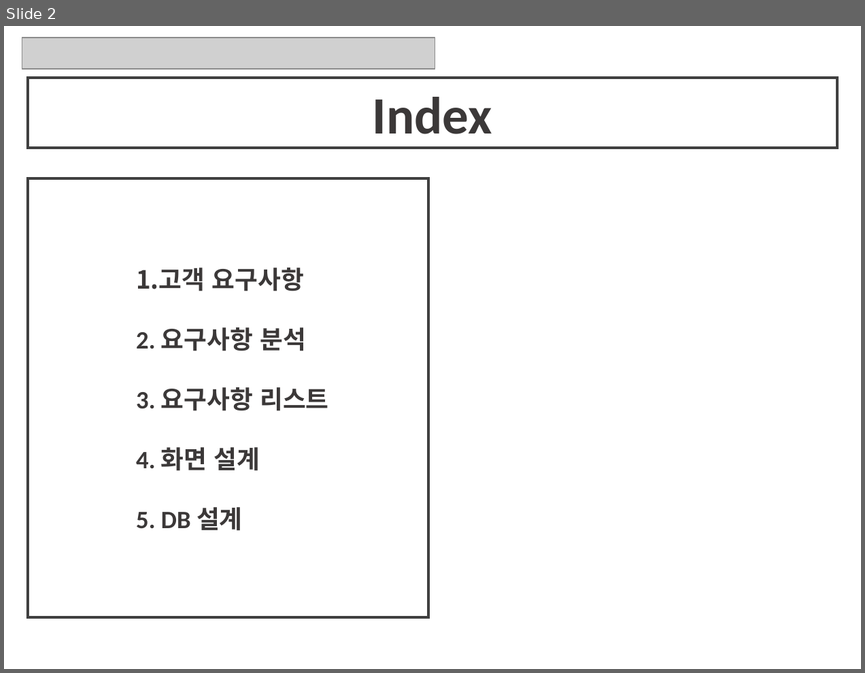
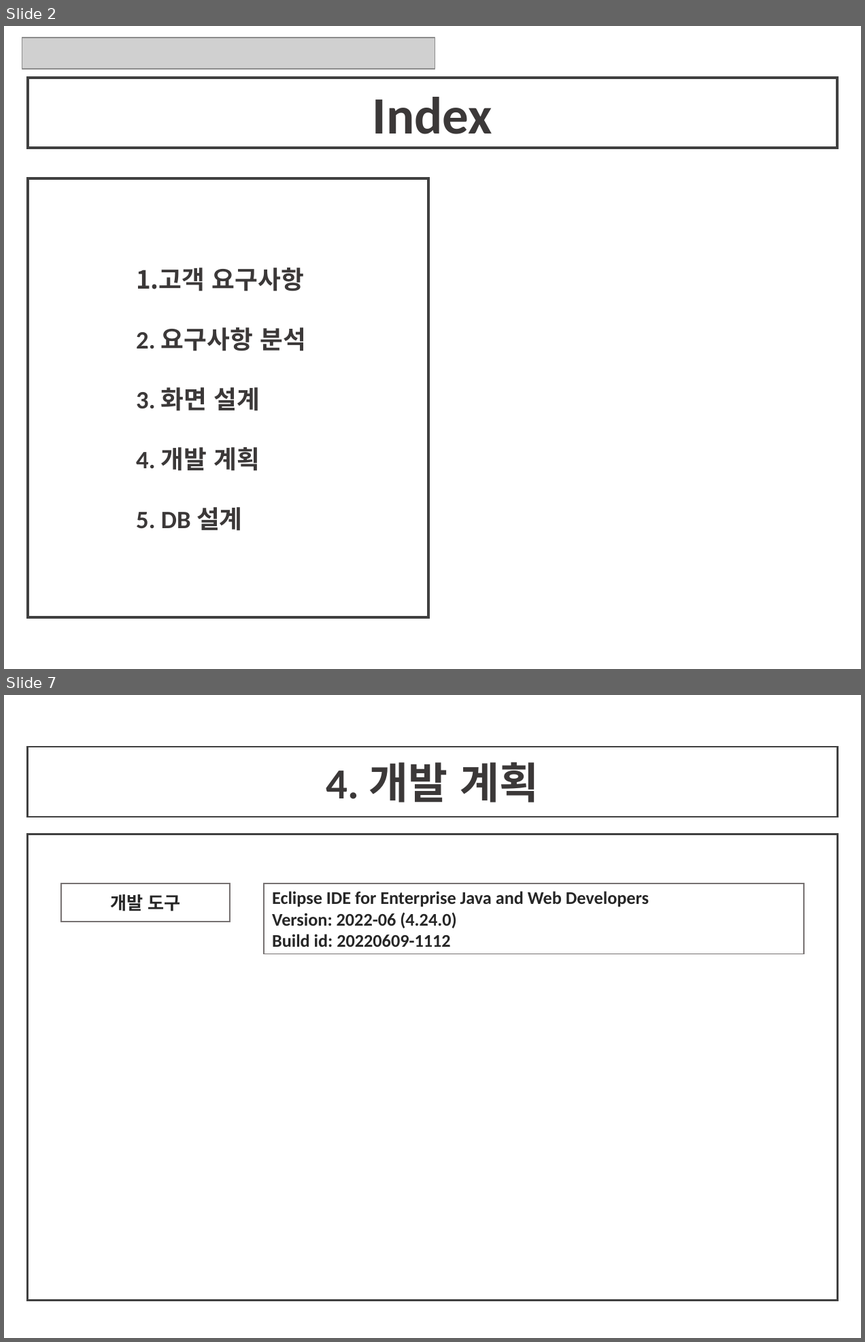
Before and after one commit to himediaai/DongGyun, a slide deck: 기획안.pptx. Shown one above the other, each under a label of ours: slide 2 before the commit, slides 2 and 7 after it; the slides between them are not shown. The pictures are 865x673 and 865x1342 pixels, drawn with LibreOffice and Linux fonts; fonts in the diff are those of the drawing; grey boxes stand for pictures. Boxes give left, top, right and bottom in pixels: in the first picture for what was removed or moved away, otherwise in the second. Text is boxed around its words. In the diff, an @@ line names an element or a change of style, - is before the commit and + after.

```diff
--- a/기획안.pptx
+++ b/기획안.pptx
@@ slide 7 added at (x1=4, y1=695, x2=861, y2=1338), background #FFFFFF @@
@@ rectangle added at (x1=27, y1=747, x2=837, y2=817), outline #404040 1.5 pt, 36 pt, text #3B3838, bold @@
+4. 개발 계획
@@ rectangle added at (x1=27, y1=834, x2=837, y2=1299), outline #404040 1.5 pt @@
@@ rectangle added at (x1=61, y1=883, x2=230, y2=922), outline #767171 1 pt, 15 pt, text #262626, bold @@
+개발 도구
@@ rectangle added at (x1=264, y1=883, x2=804, y2=954), outline #767171 1 pt, 15 pt, text #262626, bold @@
+Eclipse IDE for Enterprise Java and Web Developers
+Version: 2022-06 (4.24.0)
+Build id: 20220609-1112
@@ slide 2 changed as well @@
@@ text at (x1=136, y1=387, x2=260, y2=471): text changed @@
-3. 요구사항 리스트
-4. 화면 설계
+3. 화면 설계
+4. 개발 계획
```
Also in this commit, not shown: 2 other slides changed, 4 other slides added, 4 slides removed.
